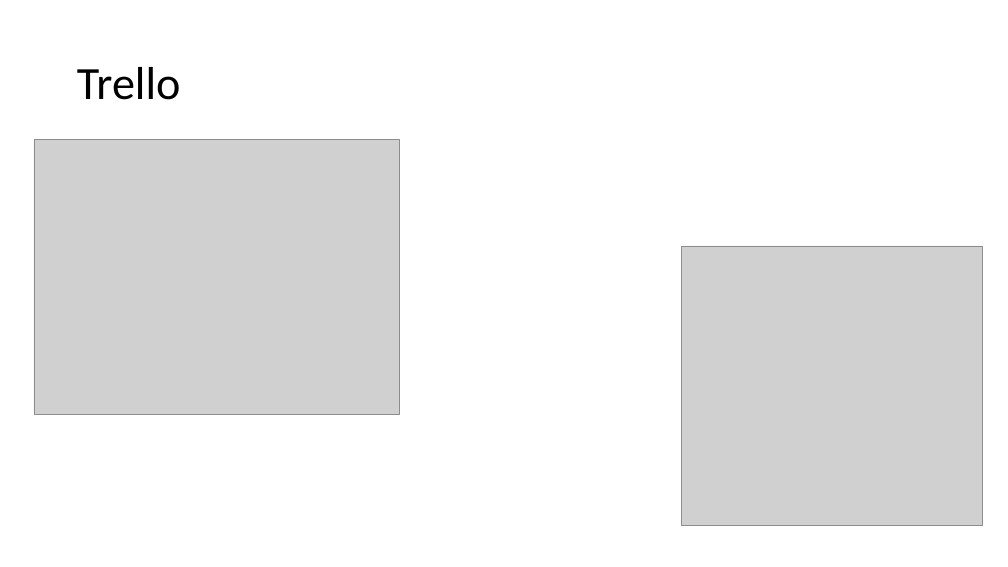
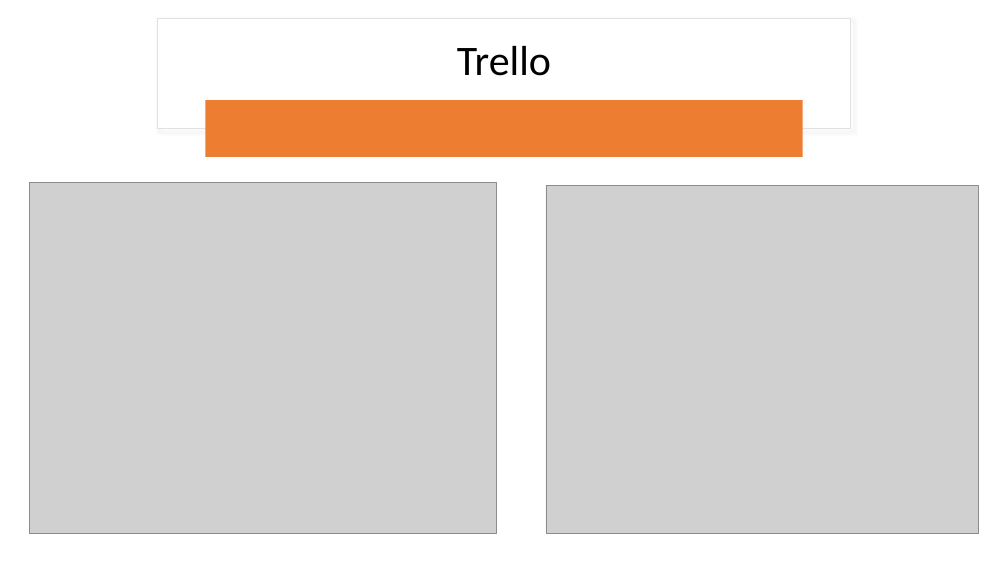
Before and after one commit to rlennon/ConnachtUni, a slide deck: slide 5 of documentation/Demonstrations/Connacht_University_TeamDC.pptx (slide 3 before the commit). Drawn at 1008x567 pixels with LibreOffice and Linux fonts; fonts in the diff are those of the drawing; grey boxes stand for pictures. Boxes give left, top, right and bottom in pixels: in the first picture for what was removed or moved away, otherwise in the second. Text is boxed around its words. In the diff, an @@ line names an element or a change of style, - is before the commit and + after.

```diff
--- a/documentation/Demonstrations/Connacht_University_TeamDC.pptx
+++ b/documentation/Demonstrations/Connacht_University_TeamDC.pptx
@@ rectangle added at (157, 18, 851, 129), fill #FFFFFF, outline #E1E1E1 1 pt @@
@@ title "Trello": place and size @@
-title "Trello" at (77, 67, 181, 100)
+title "Trello" at (457, 46, 551, 76)
@@ title "Trello" at (457, 46, 551, 76): size 44 to 40 pt; alignment left to centre @@
@@ rounded rectangle added at (206, 100, 803, 157), fill #ED7D31 @@
@@ picture: place and size @@
-picture at (34, 140, 399, 414)
+picture at (29, 182, 498, 533)
@@ picture: place and size @@
-picture at (682, 246, 983, 526)
+picture at (546, 185, 979, 534)
```
Also in this commit, not shown: 2 other slides changed, 5 slides added, 1 slide removed.
